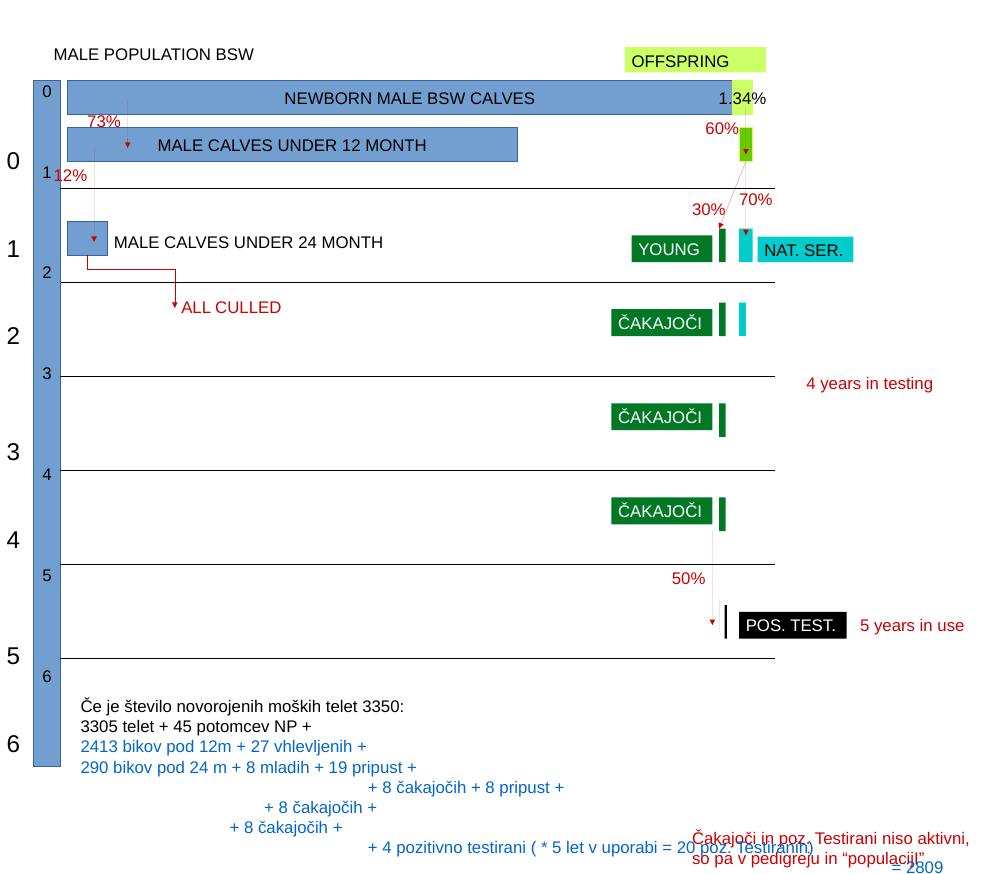
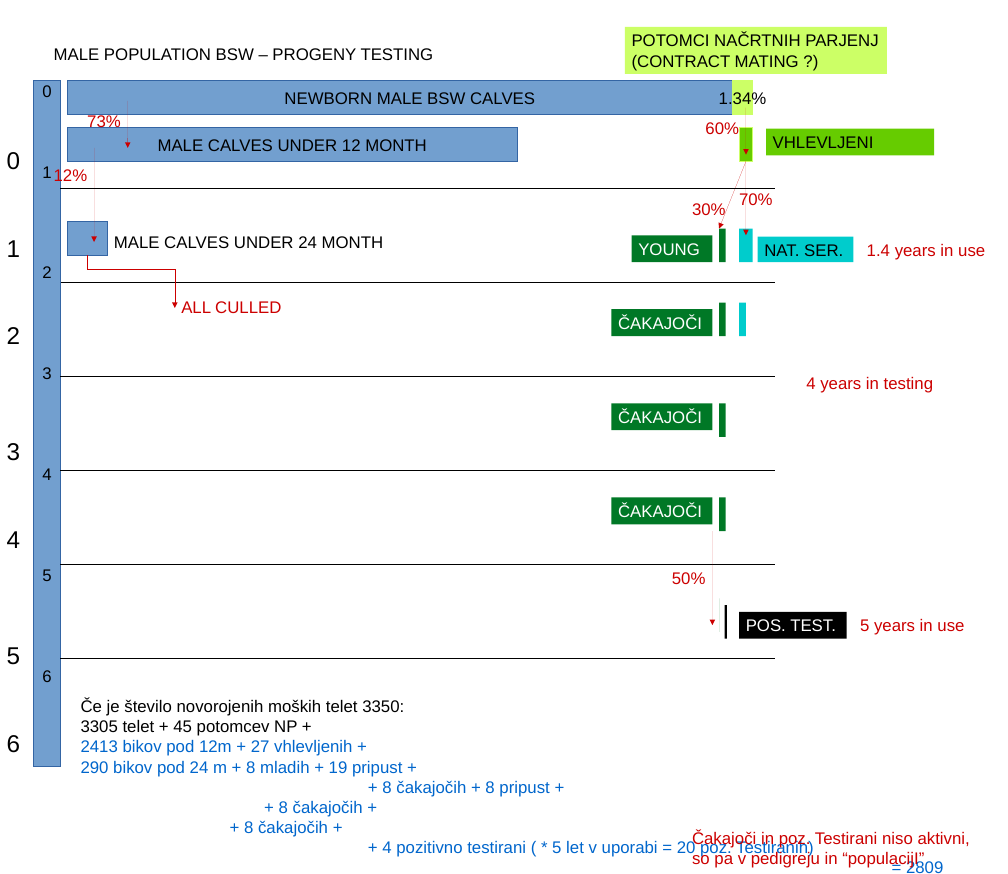
Before and after one commit to janaobsteter/PhD_Docs, a slide deck: slide 1 of BSW_population_MALE_FEMALE.odp. Drawn at 1008x874 pixels with LibreOffice and Linux fonts; fonts in the diff are those of the drawing. Boxes give left, top, right and bottom in pixels: in the first picture for what was removed or moved away, otherwise in the second. Text is boxed around its words. In the diff, an @@ line names an element or a change of style, - is before the commit and + after.

```diff
--- a/BSW_population_MALE_FEMALE.odp
+++ b/BSW_population_MALE_FEMALE.odp
@@ rectangle added at (625,27,887,74), fill #CCFF66, 18 pt, text #000000 @@
+POTOMCI NAČRTNIH PARJENJ
+(CONTRACT MATING ?)
@@ text at (54,48,434,60): text changed @@
-MALE POPULATION BSW
+MALE POPULATION BSW – PROGENY TESTING
@@ rectangle removed at (625,47,766,73) @@
-OFFSPRING
@@ rectangle added at (766,128,934,155), fill #66CC00, 18 pt, text #000000 @@
+VHLEVLJENI
@@ text added at (867,244,985,260), 18 pt, text #CC0000 @@
+1.4 years in use
```
Also in this commit, not shown: 3 slides added, 35 other files.
